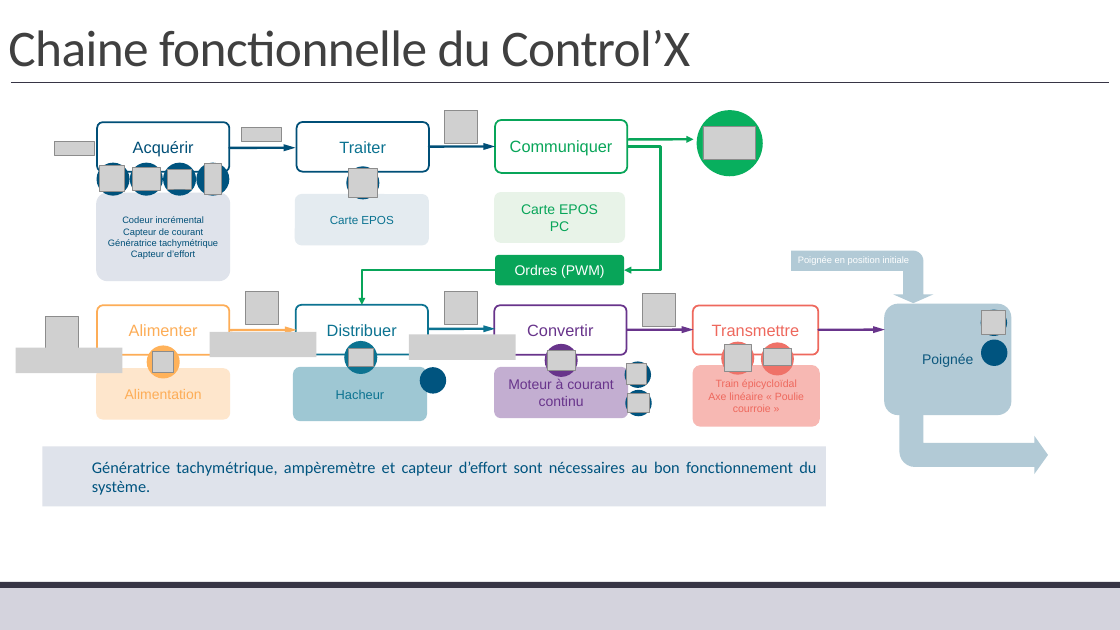
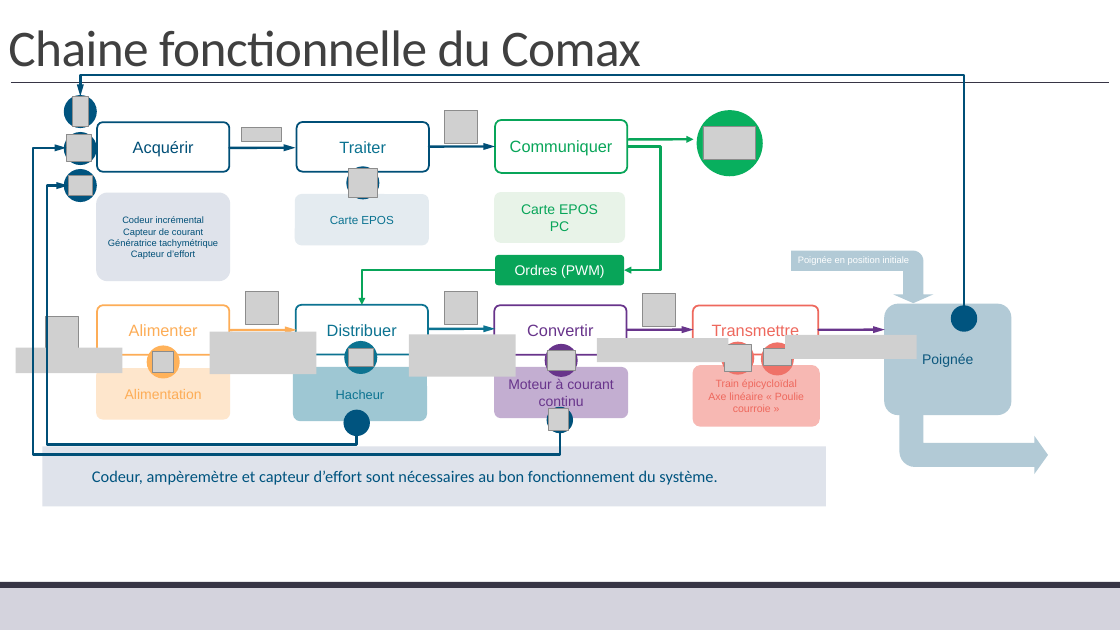
Before and after one commit to xpessoles/TP_Corriges, a slide deck: slide 4 of 04_Comax/04_Comax_Corrige.pptx. Drawn at 1120x630 pixels with LibreOffice and Linux fonts; fonts in the diff are those of the drawing; grey boxes stand for pictures; background and template pictures are left out. Boxes give left, top, right and bottom in pixels: in the first picture for what was removed or moved away, otherwise in the second. Text is boxed around its words. In the diff, an @@ line names an element or a change of style, - is before the commit and + after.

```diff
--- a/04_Comax/04_Comax_Corrige.pptx
+++ b/04_Comax/04_Comax_Corrige.pptx
@@ title at [8, 30, 641, 79]: text changed @@
-Chaine fonctionnelle du Control’X
+Chaine fonctionnelle du Comax
@@ elbow arrow added from (965, 307) to (81, 97), #004F77 2 pt @@
@@ ellipse: place and size @@
-ellipse at [197, 163, 229, 196]
+ellipse at [64, 95, 97, 128]
@@ picture: place and size @@
-picture at [205, 164, 222, 195]
+picture at [72, 97, 89, 128]
@@ elbow arrow added from (560, 434) to (66, 148), #004F77 2 pt @@
@@ picture removed at [54, 141, 94, 155] @@
@@ ellipse: place and size @@
-ellipse at [97, 163, 129, 196]
+ellipse at [64, 132, 97, 165]
@@ picture: place and size @@
-picture at [99, 166, 124, 192]
+picture at [66, 134, 92, 160]
@@ ellipse: place and size @@
-ellipse at [163, 163, 196, 196]
+ellipse at [64, 169, 97, 202]
@@ picture: place and size @@
-picture at [167, 170, 192, 190]
+picture at [68, 176, 92, 196]
@@ ellipse removed at [130, 163, 163, 196] @@
@@ picture removed at [133, 168, 160, 191] @@
@@ elbow arrow added from (357, 436) to (68, 186), #004F77 2 pt @@
@@ ellipse: place and size @@
-ellipse at [981, 339, 1007, 365]
+ellipse at [951, 305, 977, 331]
@@ ellipse removed at [981, 310, 1007, 336] @@
@@ picture removed at [982, 311, 1007, 335] @@
@@ picture: place and size @@
-picture at [210, 332, 317, 357]
+picture at [210, 332, 317, 374]
@@ picture: place and size @@
-picture at [409, 334, 516, 360]
+picture at [409, 334, 516, 376]
@@ picture added at [597, 338, 728, 362] @@
@@ picture added at [786, 335, 918, 360] @@
@@ ellipse: place and size @@
-ellipse at [420, 367, 446, 393]
+ellipse at [344, 410, 370, 436]
@@ ellipse: place and size @@
-ellipse at [625, 361, 651, 387]
+ellipse at [547, 407, 573, 433]
@@ picture: place and size @@
-picture at [627, 364, 647, 385]
+picture at [549, 409, 569, 430]
@@ ellipse removed at [625, 390, 651, 416] @@
@@ picture removed at [628, 394, 650, 413] @@
@@ text in rectangle at [92, 470, 717, 485]: text changed @@
-Génératrice tachymétrique, ampèremètre et capteur d’effort sont nécessaires au bon fonctionnement du système.
+Codeur, ampèremètre et capteur d’effort sont nécessaires au bon fonctionnement du système.
```
Also in this commit, not shown: 2 slides added, 26 other files.
